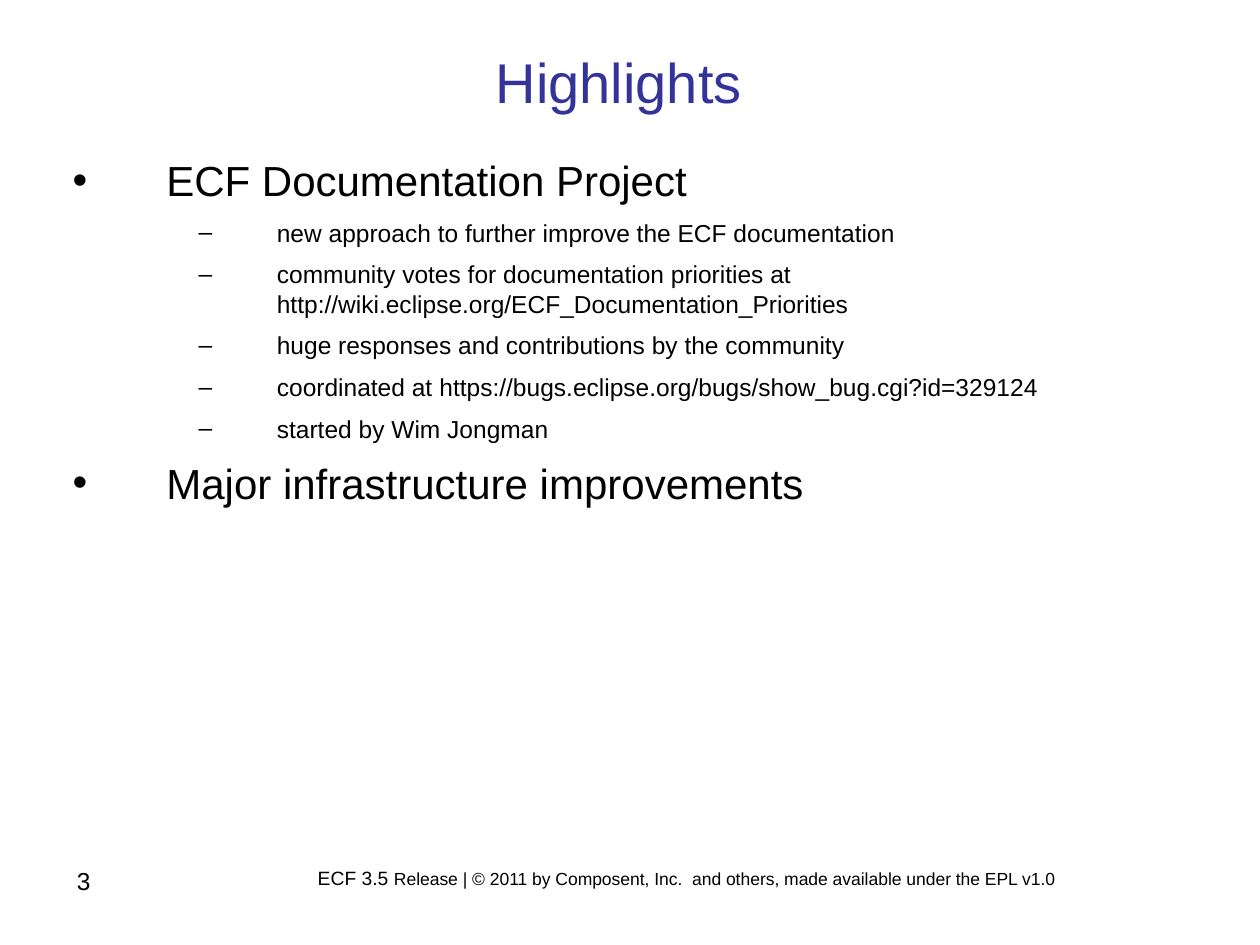
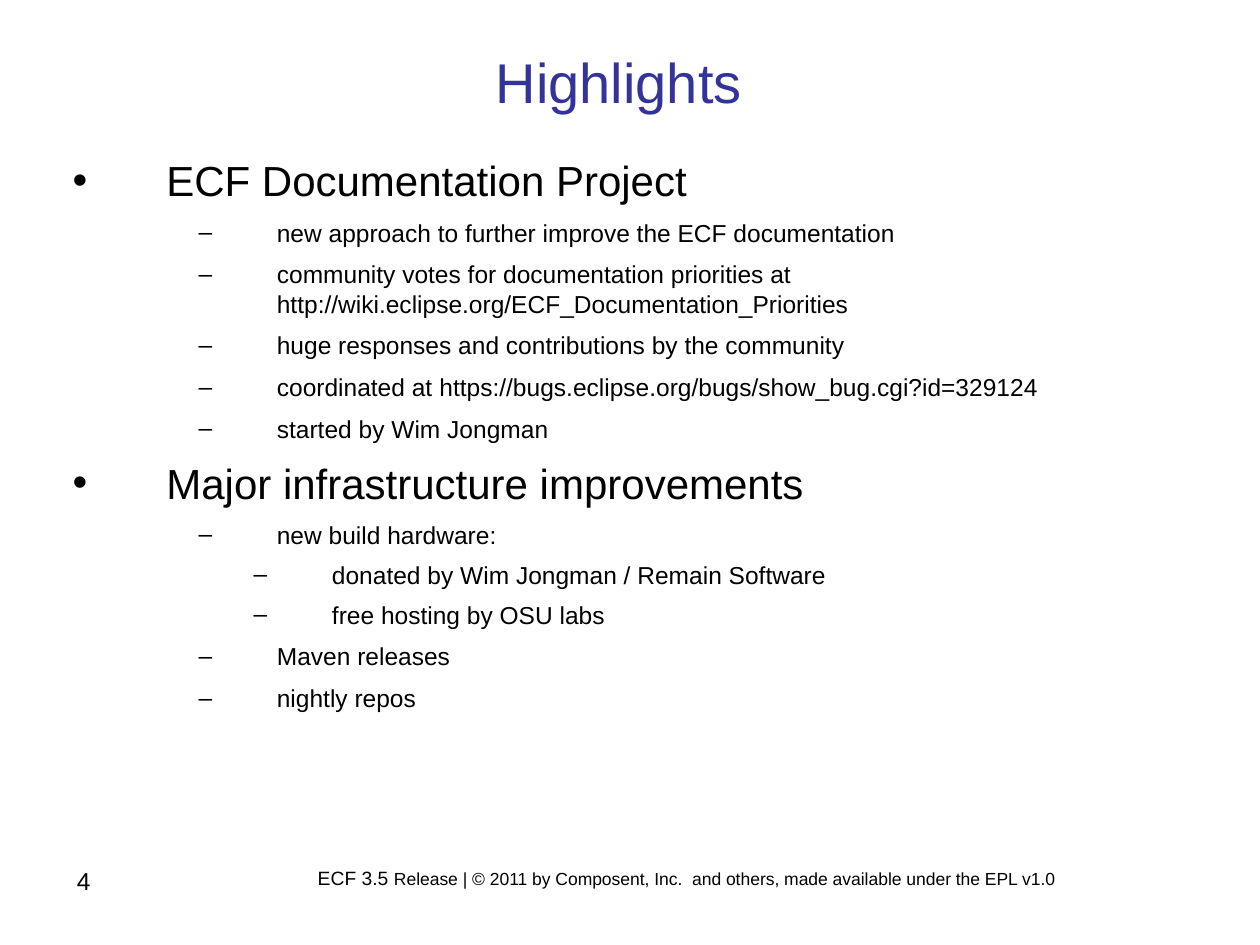
Before and after one commit to eclipse/ecf-website, a slide deck: slide 4 of reviews/ECF_Project_3.5_Release_Review.ppt (slide 3 before the commit). Drawn at 1260x945 pixels with LibreOffice and Linux fonts; fonts in the diff are those of the drawing; background and template pictures are left out. Boxes give left, top, right and bottom in pixels: in the first picture for what was removed or moved away, otherwise in the second. Text is boxed around its words. In the diff, an @@ line names an element or a change of style, - is before the commit and + after.

Commit message:
updated ECF 3.5 Release Review

```diff
--- a/reviews/ECF_Project_3.5_Release_Review.ppt
+++ b/reviews/ECF_Project_3.5_Release_Review.ppt
@@ text at bbox=[277, 526, 826, 712]: paragraphs added @@
+  – new build hardware:
+    – donated by Wim Jongman / Remain Software
+    – free hosting by OSU labs
+  – Maven releases
+  – nightly repos
@@ page number at bbox=[77, 873, 91, 890]: text changed @@
-3
+4
```
Also in this commit, not shown: 3 other slides changed, 1 slide added.
